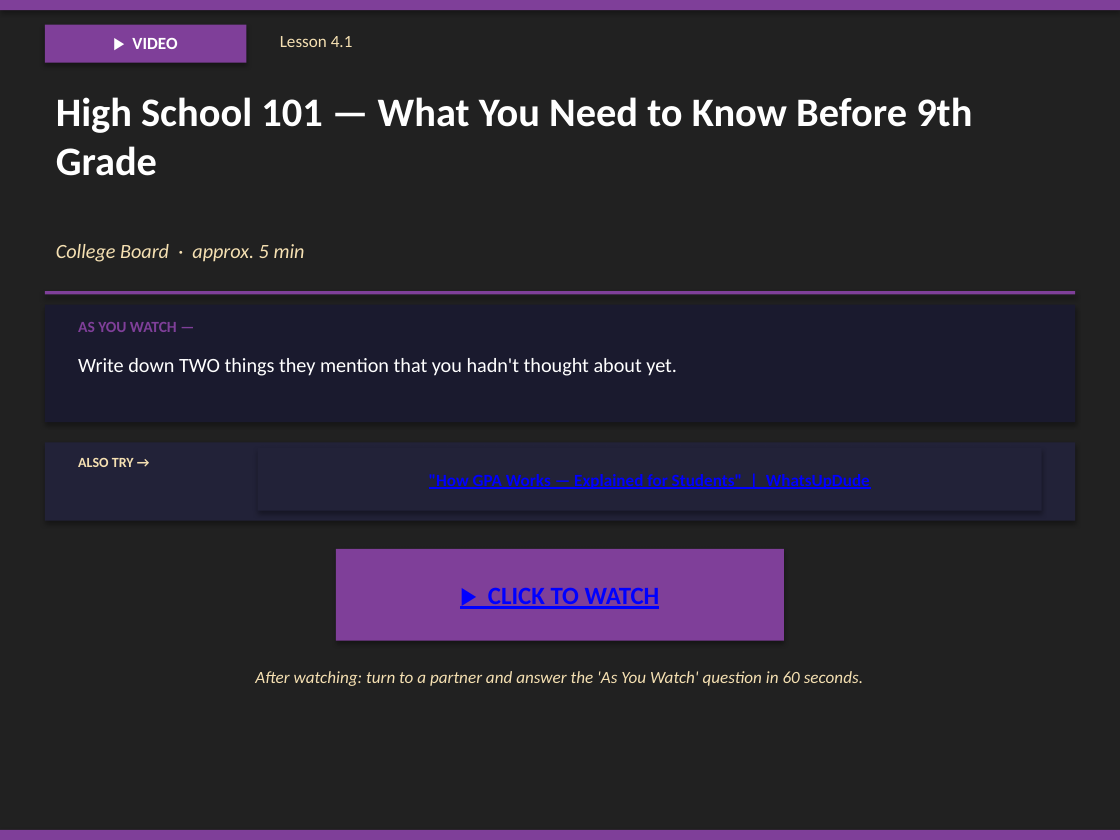
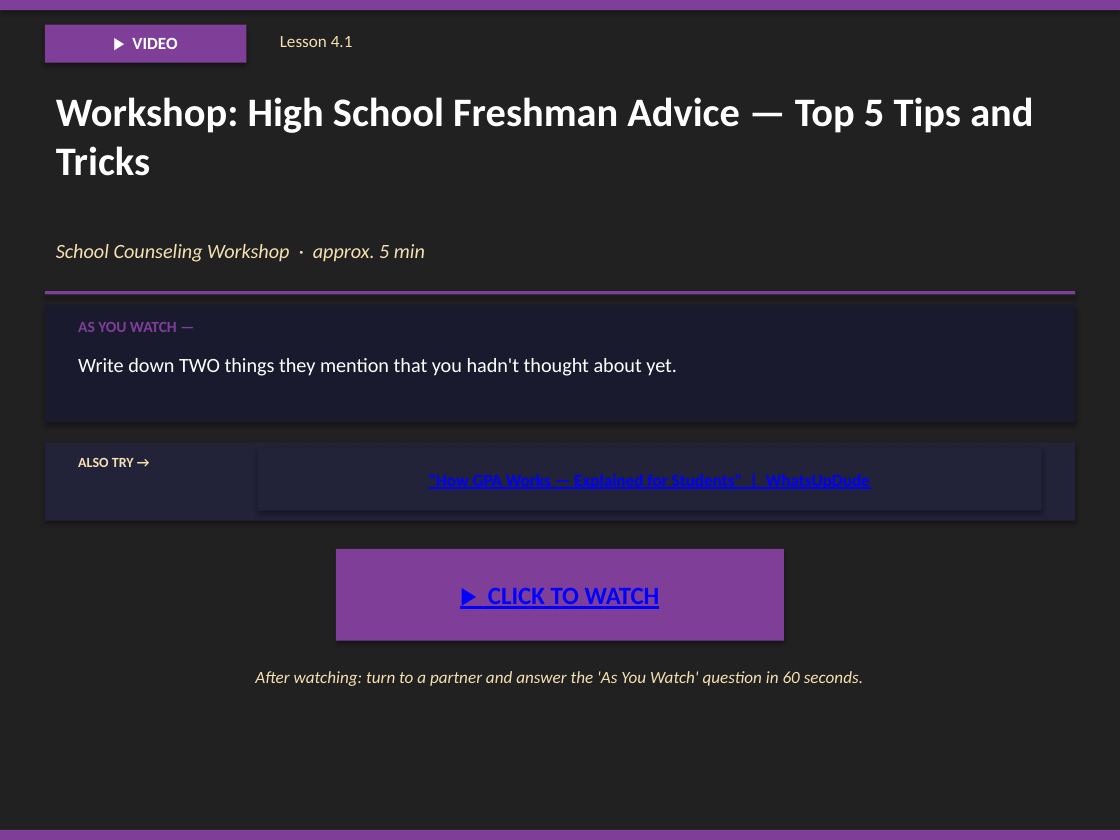
Before and after one commit to milesclawson/test-repo, a slide deck: slide 185 of downloads/warrior_prep_teacher_slides.pptx. Drawn at 1120x840 pixels with LibreOffice and Linux fonts; fonts in the diff are those of the drawing. Boxes give left, top, right and bottom in pixels: in the first picture for what was removed or moved away, otherwise in the second. Text is boxed around its words. In the diff, an @@ line names an element or a change of style, - is before the commit and + after.

```diff
--- a/downloads/warrior_prep_teacher_slides.pptx
+++ b/downloads/warrior_prep_teacher_slides.pptx
@@ text at [56,97,1033,176]: text changed @@
-High School 101 — What You Need to Know Before 9th Grade
+Workshop: High School Freshman Advice — Top 5 Tips and Tricks
@@ text at [56,244,425,262]: text changed @@
-College Board · approx. 5 min
+School Counseling Workshop · approx. 5 min
```
Also in this commit, not shown: 3 other slides changed, 1 other file.
